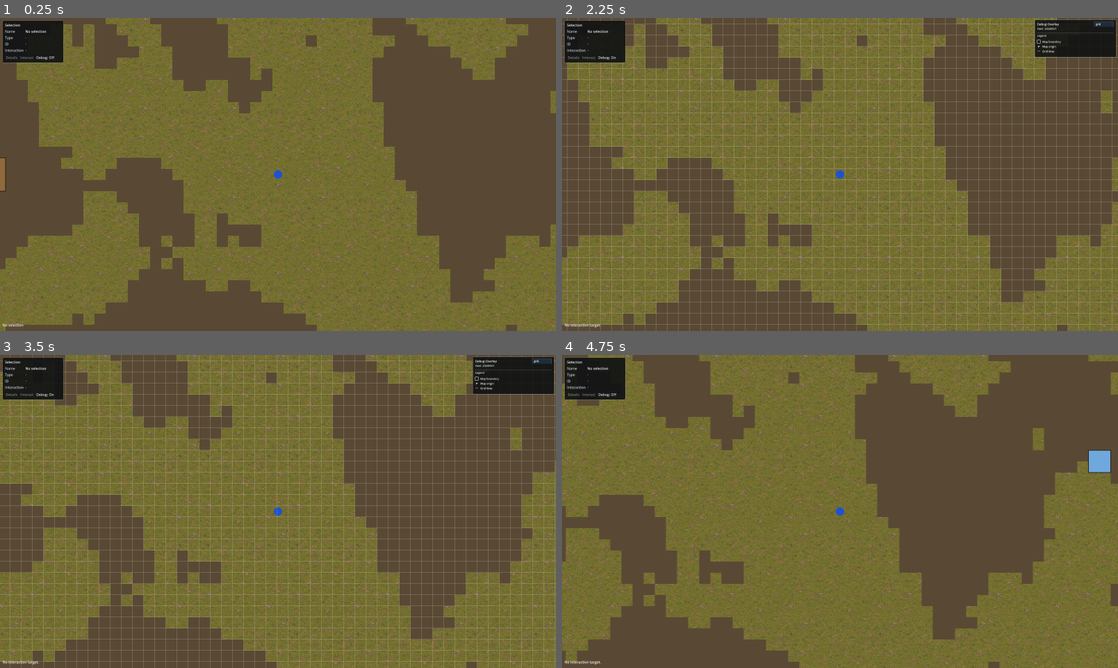
Above: before the commit, frames 1-4 (two rows, left to right).
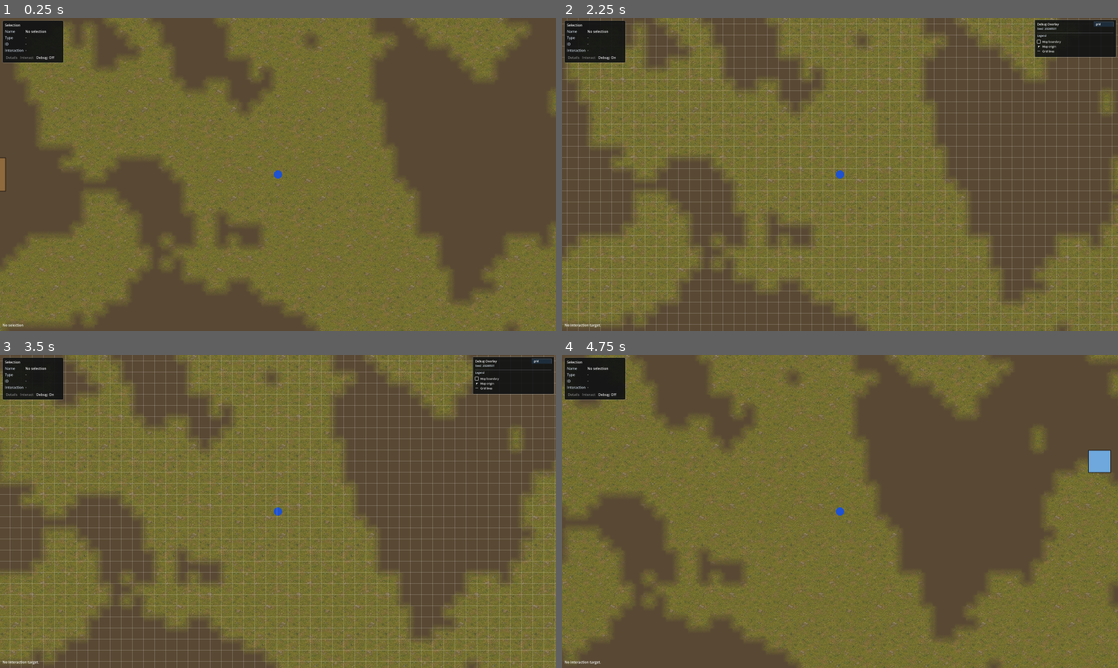
Above: after the commit, the same moments.

Repository: adunato/town-sim-godot
Game: Godot game, scene res://scenes/main.tscn
Same seed, same stepped clock (60 frames per second), same inputs: the game is played once before the commit and once after it.
Inputs (mouse positions are in pixels of both pictures, inside the frame that each line leads up to):
- Up to frame 1 (0.25 s): no input
- Up to frame 2 (2.25 s): click "Debug: Off" at 0.5 s; click "Debug: On" at 1.25 s; tap Enter at 2 s; move the mouse to (962, 158) at 2.02 s; hold D (move_right) from 2.03 s (still down); hold Right mouse button (interact_entity) from 2.03 s (still down); click (962, 158) at 2.17 s
- Up to frame 3 (3.5 s): release D (move_right) at 2.75 s; release Right mouse button (interact_entity) at 2.75 s; drag from (166, 527) to (250, 574) at 2.77 s
- Up to frame 4 (4.75 s): tap Space at 3.5 s; move the mouse to (895, 442) at 3.52 s; hold D (move_right) 3.53-4.25 s; hold Right mouse button (interact_entity) 3.53-4.25 s; drag from (812, 574) to (673, 464) at 4.27 s

The runs differ from the first frame. In frame 1, less than 0.1% of the frame differs, in the area x 1-100%, y 0-100%; in frame 2, less than 0.1%; in frame 3, less than 0.1%; in frame 4, less than 0.1%.

Commit message:
feat: implement #46 terrain shader mask blending

Diff:
--- a/scripts/terrain/terrain_renderer_2d.gd
+++ b/scripts/terrain/terrain_renderer_2d.gd
@@ -6,10 +6,12 @@
 const TERRAIN_TYPE_1_TEXTURE_PATH := "res://assets/Textures/mud.png"
 const TERRAIN_TYPE_2_TEXTURE_PATH := "res://assets/Textures/rocky_grass.png"
 const TERRAIN_SHADER_PATH := "res://shaders/terrain/terrain_binary_mask.gdshader"
+const MASK_PIXELS_PER_CELL := 8
 
 @export var terrain_type_1_texture: Texture2D
 @export var terrain_type_2_texture: Texture2D
 @export_range(1.0, 1024.0, 1.0) var texture_repeat_world_size := 256.0
+@export_range(0.25, 8.0, 0.25) var blend_width_cells := 1.5
 
 var _terrain_data: RefCounted
 var _terrain_mask_texture: ImageTexture
@@ -39,7 +41,11 @@
 	if not texture_validation.ok:
 		return texture_validation
 
-	var mask_result := _build_binary_mask_texture()
+	var blend_validation := validate_blend_settings()
+	if not blend_validation.ok:
+		return blend_validation
+
+	var mask_result := _build_blend_mask_texture()
 	if not mask_result.ok:
 		return mask_result
 
@@ -85,6 +91,22 @@
 		return Vector2i.ZERO
 
 	return _terrain_mask_texture.get_size()
+
+
+func get_terrain_mask_value(cell: Vector2i) -> Dictionary:
+	if _terrain_mask_texture == null:
+		return _failure("TerrainRenderer2D has no generated terrain blend mask.")
+	if _terrain_data == null:
+		return _failure("TerrainRenderer2D has no generated terrain data.")
+	if not _terrain_data.is_cell_in_bounds(cell):
+		return _failure("Terrain cell %s is outside terrain bounds." % cell)
+
+	var mask_image := _terrain_mask_texture.get_image()
+	var sample_pixel := Vector2i(
+		cell.x * MASK_PIXELS_PER_CELL + MASK_PIXELS_PER_CELL / 2,
+		cell.y * MASK_PIXELS_PER_CELL + MASK_PIXELS_PER_CELL / 2
+	)
+	return _success({"value": mask_image.get_pixel(sample_pixel.x, sample_pixel.y).r})
 
 
 func get_cell_draw_rect(cell: Vector2i) -> Dictionary:
@@ -148,6 +170,13 @@
 		return _failure("TerrainRenderer2D missing texture input for terrain_2: %s" % TERRAIN_TYPE_2_TEXTURE_PATH)
 	if texture_repeat_world_size <= 0.0:
 		return _failure("TerrainRenderer2D texture_repeat_world_size must be positive.")
+
+	return _success()
+
+
+func validate_blend_settings() -> Dictionary:
+	if blend_width_cells <= 0.0:
+		return _failure("TerrainRenderer2D blend_width_cells must be positive.")
 
 	return _success()
 
@@ -186,22 +215,102 @@
 	return _success()
 
 
-func _build_binary_mask_texture() -> Dictionary:
-	if _terrain_data == null:
-		return _failure("TerrainRenderer2D requires terrain data before building a terrain mask.")
-
-	var image := Image.create(_terrain_data.grid_width, _terrain_data.grid_height, false, Image.FORMAT_RGBA8)
+func _build_blend_mask_texture() -> Dictionary:
+	if _terrain_data == null:
+		return _failure("TerrainRenderer2D requires terrain data before building a terrain blend mask.")
+
+	var image := Image.create(
+		_terrain_data.grid_width * MASK_PIXELS_PER_CELL,
+		_terrain_data.grid_height * MASK_PIXELS_PER_CELL,
+		false,
+		Image.FORMAT_RGBA8
+	)
+	var terrain_types_by_coordinate := {}
 	for cell in _terrain_data.cells:
-		var mask_value := 0.0
-		if cell.terrain_type == TerrainCellScript.TERRAIN_TYPE_2:
-			mask_value = 1.0
-		elif cell.terrain_type != TerrainCellScript.TERRAIN_TYPE_1:
+		if not TerrainCellScript.is_known_terrain_type(cell.terrain_type):
 			return _failure("TerrainRenderer2D cannot build mask for unknown terrain type '%s' at %s." % [cell.terrain_type, cell.coordinate])
-
-		image.set_pixel(cell.coordinate.x, cell.coordinate.y, Color(mask_value, mask_value, mask_value, 1.0))
+		terrain_types_by_coordinate[cell.coordinate] = cell.terrain_type
+
+	for cell in _terrain_data.cells:
+		_write_cell_blend_mask(image, cell.coordinate, terrain_types_by_coordinate)
 
 	_terrain_mask_texture = ImageTexture.create_from_image(image)
 	return _success()
+
+
+func _write_cell_blend_mask(image: Image, cell_coordinate: Vector2i, terrain_types_by_coordinate: Dictionary) -> void:
+	var base_value := _mask_value_for_terrain_type(terrain_types_by_coordinate.get(cell_coordinate, TerrainCellScript.TERRAIN_TYPE_1))
+	var edge_blend_width: float = clamp(blend_width_cells * 0.35, 0.125, 0.5)
+	var has_left_boundary := _is_opposite_terrain(cell_coordinate + Vector2i.LEFT, base_value, terrain_types_by_coordinate)
+	var has_right_boundary := _is_opposite_terrain(cell_coordinate + Vector2i.RIGHT, base_value, terrain_types_by_coordinate)
+	var has_top_boundary := _is_opposite_terrain(cell_coordinate + Vector2i.UP, base_value, terrain_types_by_coordinate)
+	var has_bottom_boundary := _is_opposite_terrain(cell_coordinate + Vector2i.DOWN, base_value, terrain_types_by_coordinate)
+	var first_x_pixel := cell_coordinate.x * MASK_PIXELS_PER_CELL
+	var first_y_pixel := cell_coordinate.y * MASK_PIXELS_PER_CELL
+
+	for y_offset in range(MASK_PIXELS_PER_CELL):
+		var y_position := (float(y_offset) + 0.5) / float(MASK_PIXELS_PER_CELL)
+		for x_offset in range(MASK_PIXELS_PER_CELL):
+			var x_position := (float(x_offset) + 0.5) / float(MASK_PIXELS_PER_CELL)
+			var nearest_boundary_distance := _nearest_cell_boundary_distance(
+				x_position,
+				y_position,
+				has_left_boundary,
+				has_right_boundary,
+				has_top_boundary,
+				has_bottom_boundary
+			)
+			var mask_value := base_value
+			if nearest_boundary_distance >= 0.0:
+				var base_weight := smoothstep(0.0, edge_blend_width, nearest_boundary_distance)
+				mask_value = lerpf(0.5, base_value, base_weight)
+			image.set_pixel(
+				first_x_pixel + x_offset,
+				first_y_pixel + y_offset,
+				Color(mask_value, mask_value, mask_value, 1.0)
+			)
+
+
+func _is_opposite_terrain(neighbor_coordinate: Vector2i, base_value: float, terrain_types_by_coordinate: Dictionary) -> bool:
+	if not _terrain_data.is_cell_in_bounds(neighbor_coordinate):
+		return false
+
+	var neighbor_value := _mask_value_for_terrain_type(terrain_types_by_coordinate.get(neighbor_coordinate, TerrainCellScript.TERRAIN_TYPE_1))
+	return not is_equal_approx(neighbor_value, base_value)
+
+
+func _nearest_cell_boundary_distance(
+	x_position: float,
+	y_position: float,
+	has_left_boundary: bool,
+	has_right_boundary: bool,
+	has_top_boundary: bool,
+	has_bottom_boundary: bool
+) -> float:
+	var nearest_distance := -1.0
+	if has_left_boundary:
+		nearest_distance = x_position
+	if has_right_boundary:
+		nearest_distance = _min_boundary_distance(nearest_distance, 1.0 - x_position)
+	if has_top_boundary:
+		nearest_distance = _min_boundary_distance(nearest_distance, y_position)
+	if has_bottom_boundary:
+		nearest_distance = _min_boundary_distance(nearest_distance, 1.0 - y_position)
+
+	return nearest_distance
+
+
+func _min_boundary_distance(current_distance: float, candidate_distance: float) -> float:
+	if current_distance < 0.0:
+		return candidate_distance
+	return minf(current_distance, candidate_distance)
+
+
+func _mask_value_for_terrain_type(terrain_type: String) -> float:
+	if terrain_type == TerrainCellScript.TERRAIN_TYPE_2:
+		return 1.0
+
+	return 0.0
 
 
 func _ensure_shader_material() -> void:
--- a/scripts/validation/validate_basic_terrain_rendering.gd
+++ b/scripts/validation/validate_basic_terrain_rendering.gd
@@ -46,10 +46,12 @@
 	_verify_geometry(renderer, config, terrain_data)
 	_verify_terrain_type_mapping(renderer, terrain_data)
 	_verify_mask_contract(renderer, terrain_data)
+	_verify_blend_mask_determinism(terrain_data, renderer)
 	_verify_shader_surface_contract(renderer)
 	_verify_texture_repeat_mapping(renderer)
 	await _verify_startup_scene_runs()
 	_verify_missing_texture_failure(renderer)
+	_verify_invalid_blend_width_failure(renderer)
 
 	renderer.queue_free()
 	await process_frame
@@ -92,18 +94,31 @@
 
 func _verify_mask_contract(renderer: Node, terrain_data: RefCounted) -> void:
 	var mask_texture: Texture2D = renderer.call("get_terrain_mask_texture")
-	_expect(mask_texture != null, "terrain renderer should generate a binary terrain mask texture")
-	_expect(renderer.call("get_terrain_mask_size") == Vector2i(terrain_data.grid_width, terrain_data.grid_height), "terrain mask dimensions should match generated terrain grid")
+	_expect(mask_texture != null, "terrain renderer should generate a softened terrain blend mask texture")
+	var expected_mask_size := Vector2i(
+		terrain_data.grid_width * TerrainRendererScript.MASK_PIXELS_PER_CELL,
+		terrain_data.grid_height * TerrainRendererScript.MASK_PIXELS_PER_CELL
+	)
+	_expect(renderer.call("get_terrain_mask_size") == expected_mask_size, "terrain blend mask dimensions should scale from generated terrain grid")
 	if mask_texture == null:
 		return
 
 	var mask_image := mask_texture.get_image()
+	var terrain_1_region_count := 0
+	var terrain_2_region_count := 0
 	for cell in terrain_data.cells:
-		var mask_value := mask_image.get_pixel(cell.coordinate.x, cell.coordinate.y).r
+		var lookup_result: Dictionary = renderer.call("get_terrain_mask_value", cell.coordinate)
+		_expect(lookup_result.ok, "terrain renderer should expose blend mask value for generated cell %s: %s" % [cell.coordinate, lookup_result.get("error", "")])
+		var mask_value := 0.0
+		if lookup_result.ok:
+			mask_value = float(lookup_result.value)
+
 		if cell.terrain_type == TerrainCellScript.TERRAIN_TYPE_1:
-			_expect(mask_value < 0.5, "terrain mask cell %s should identify terrain_1" % cell.coordinate)
+			_expect(mask_value < 0.5, "terrain blend mask cell %s should identify terrain_1" % cell.coordinate)
+			terrain_1_region_count += 1
 		elif cell.terrain_type == TerrainCellScript.TERRAIN_TYPE_2:
-			_expect(mask_value >= 0.5, "terrain mask cell %s should identify terrain_2" % cell.coordinate)
+			_expect(mask_value >= 0.5, "terrain blend mask cell %s should identify terrain_2" % cell.coordinate)
+			terrain_2_region_count += 1
 
 	var sample_uv_result: Dictionary = renderer.call("get_cell_mask_uv_rect", Vector2i.ZERO)
 	_expect(sample_uv_result.ok, "terrain renderer should expose mask UV rect for cell (0, 0)")
@@ -111,6 +126,49 @@
 		var expected_size := Vector2(1.0 / float(terrain_data.grid_width), 1.0 / float(terrain_data.grid_height))
 		_expect(sample_uv_result.rect.position == Vector2.ZERO, "cell (0, 0) mask UV rect should start at UV origin")
 		_expect(sample_uv_result.rect.size == expected_size, "cell mask UV rect size should match one terrain mask texel")
+
+	_expect(terrain_1_region_count > 0, "terrain blend mask should include terrain_1 region values")
+	_expect(terrain_2_region_count > 0, "terrain blend mask should include terrain_2 region values")
+	_expect(_mask_has_transition_pixels(mask_image), "terrain blend mask should include intermediate transition values near terrain boundaries")
+
+
+func _mask_has_transition_pixels(mask_image: Image) -> bool:
+	for y in range(mask_image.get_height()):
+		for x in range(mask_image.get_width()):
+			var mask_value := mask_image.get_pixel(x, y).r
+			if mask_value > 0.0 and mask_value < 1.0:
+				return true
+
+	return false
+
+
+func _verify_blend_mask_determinism(terrain_data: RefCounted, renderer: Node) -> void:
+	var second_renderer := TerrainRendererScript.new()
+	second_renderer.set("blend_width_cells", renderer.get("blend_width_cells"))
+	get_root().add_child(second_renderer)
+	var second_result: Dictionary = second_renderer.call("set_terrain_data", terrain_data)
+	_expect(second_result.ok, "second terrain renderer should generate deterministic blend mask: %s" % second_result.get("error", ""))
+	if not second_result.ok:
+		second_renderer.queue_free()
+		return
+
+	var first_mask: Texture2D = renderer.call("get_terrain_mask_texture")
+	var second_mask: Texture2D = second_renderer.call("get_terrain_mask_texture")
+	_expect(first_mask != null and second_mask != null, "deterministic blend mask comparison should have two generated masks")
+	if first_mask != null and second_mask != null:
+		var first_image := first_mask.get_image()
+		var second_image := second_mask.get_image()
+		_expect(first_image.get_size() == second_image.get_size(), "deterministic blend masks should have matching dimensions")
+		for cell in terrain_data.cells:
+			var sample_pixel := Vector2i(
+				cell.coordinate.x * TerrainRendererScript.MASK_PIXELS_PER_CELL + TerrainRendererScript.MASK_PIXELS_PER_CELL / 2,
+				cell.coordinate.y * TerrainRendererScript.MASK_PIXELS_PER_CELL + TerrainRendererScript.MASK_PIXELS_PER_CELL / 2
+			)
+			var first_value := first_image.get_pixel(sample_pixel.x, sample_pixel.y).r
+			var second_value := second_image.get_pixel(sample_pixel.x, sample_pixel.y).r
+			_expect(is_equal_approx(first_value, second_value), "deterministic blend mask mismatch at cell %s" % cell.coordinate)
+
+	second_renderer.queue_free()
 
 
 func _verify_shader_surface_contract(renderer: Node) -> void:
@@ -121,7 +179,7 @@
 	_expect(renderer.get("material") != null, "terrain renderer should assign its shader material")
 	_expect(renderer.call("get_shader_parameter_value", &"terrain_type_1_texture") != null, "terrain shader should receive terrain_1 texture")
 	_expect(renderer.call("get_shader_parameter_value", &"terrain_type_2_texture") != null, "terrain shader should receive terrain_2 texture")
-	_expect(renderer.call("get_shader_parameter_value", &"terrain_mask") != null, "terrain shader should receive terrain mask")
+	_expect(renderer.call("get_shader_parameter_value", &"terrain_mask") != null, "terrain shader should receive terrain blend mask")
 
 	var renderer_script_text := FileAccess.get_file_as_string("res://scripts/terrain/terrain_renderer_2d.gd")
 	_expect(not renderer_script_text.contains("func _draw("), "terrain renderer should not implement per-cell custom _draw rendering")
@@ -166,6 +224,15 @@
 	renderer.set("terrain_type_1_texture", original_texture)
 
 
+func _verify_invalid_blend_width_failure(renderer: Node) -> void:
+	var original_blend_width: float = renderer.get("blend_width_cells")
+	renderer.set("blend_width_cells", 0.0)
+	var validation: Dictionary = renderer.call("validate_blend_settings")
+	_expect(not validation.ok, "terrain renderer validation should fail when blend_width_cells is not positive")
+	_expect(String(validation.get("error", "")).contains("blend_width_cells"), "invalid blend width error should name blend_width_cells")
+	renderer.set("blend_width_cells", original_blend_width)
+
+
 func _expect(condition: bool, message: String) -> void:
 	if not condition:
 		_failures.append(message)
--- a/shaders/terrain/terrain_binary_mask.gdshader
+++ b/shaders/terrain/terrain_binary_mask.gdshader
@@ -3,7 +3,7 @@
 
 uniform sampler2D terrain_type_1_texture : filter_linear, repeat_enable;
 uniform sampler2D terrain_type_2_texture : filter_linear, repeat_enable;
-uniform sampler2D terrain_mask : filter_nearest, repeat_disable;
+uniform sampler2D terrain_mask : filter_linear, repeat_disable;
 uniform vec2 terrain_world_origin = vec2(0.0, 0.0);
 uniform vec2 terrain_world_size = vec2(1.0, 1.0);
 uniform float texture_repeat_world_size = 256.0;
@@ -20,8 +20,8 @@
 	vec2 surface_uv = clamp(terrain_local_position / terrain_world_size, vec2(0.0, 0.0), vec2(1.0, 1.0));
 	vec2 world_position = terrain_world_origin + terrain_local_position;
 	vec2 terrain_texture_uv = world_position / texture_repeat_world_size;
-	float terrain_type_mask = texture(terrain_mask, surface_uv).r;
+	float terrain_type_mask = clamp(texture(terrain_mask, surface_uv).r, 0.0, 1.0);
 	vec4 terrain_1_color = texture(terrain_type_1_texture, terrain_texture_uv);
 	vec4 terrain_2_color = texture(terrain_type_2_texture, terrain_texture_uv);
-	COLOR = mix(terrain_1_color, terrain_2_color, step(0.5, terrain_type_mask));
+	COLOR = mix(terrain_1_color, terrain_2_color, terrain_type_mask);
 }
